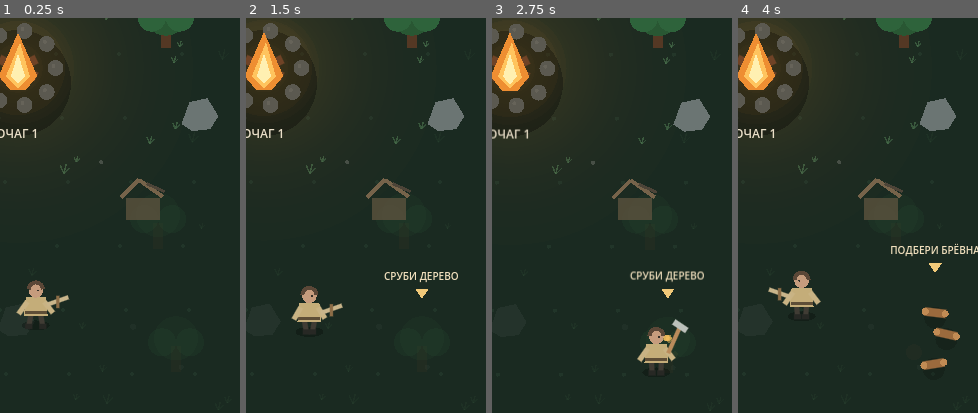
Above: before the commit, frames 1-4 (left to right).
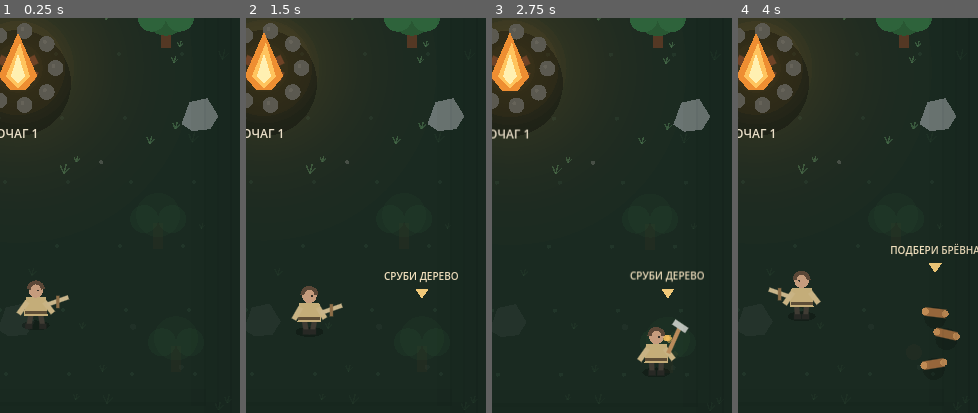
Above: after the commit, the same moments.

Repository: Yala4444/Last-Hearth
Game: Godot game, scene res://main.tscn
Two runs of this game, one before a commit and one after it. Both use one fixed random seed, a clock stepped at 60 frames per second and the inputs below.
Inputs (mouse positions are % of the whole screen's width and height, from its top left):
- Up to frame 1 (0.25 s): no input
- Up to frame 2 (1.5 s): tap Enter at 0.5 s; move the mouse to (72, 44) at 0.52 s; hold D 0.53-1.25 s; click (72, 44) at 0.67 s; tap Space at 1.25 s; drag from (30, 54) to (45, 70) at 1.27 s
- Up to frame 3 (2.75 s): move the mouse to (60, 27) at 2.02 s; hold D from 2.03 s (still down)
- Up to frame 4 (4 s): release D at 2.75 s; drag from (45, 70) to (20, 34) at 2.77 s; move the mouse to (80, 65) at 3.52 s; hold A from 3.53 s (still down)
The pictures show only the part of the screen within x 46-96%, y 44-94%; the shares and areas given below are measured in that part.

The runs differ from the first frame. In frame 1, 1.1% of the frame differs, in the area x 50-69%, y 40-52%; in frame 2, 1.1%; in frame 3, 1.1%; in frame 4, 1.1%, in the area x 50-97%, y 40-60%.

Commit message:
feat(v0.7): expand camp positions and make darkness reveal meaningful

Diff:
--- a/scripts/main.gd
+++ b/scripts/main.gd
@@ -1177,22 +1177,52 @@
 	_burst(spawn_pos, 8)
 
 
+func _workshop_pos() -> Vector2:
+	return HEARTH_POS + Vector2(-148.0, -62.0)
+
+
+func _tower_pos() -> Vector2:
+	return HEARTH_POS + Vector2(148.0, -55.0)
+
+
 func _survivor_day_target(index: int, role: String) -> Vector2:
+	var camp_scale := 1.0 + float(maxi(0, hearth_level - 2)) * 0.08
 	if role == "hunter":
-		return HEARTH_POS + Vector2(-84.0, 54.0)
+		return HEARTH_POS + Vector2(-118.0, 58.0) * camp_scale
 	if role == "worker":
-		return HEARTH_POS + (Vector2(-110.0, -48.0) if workshop_built else Vector2(88.0, 60.0))
+		return _workshop_pos() + Vector2(18, 20) if workshop_built else HEARTH_POS + Vector2(112.0, 72.0) * camp_scale
 
 	var guard_slots: Array[Vector2] = [
-		Vector2(96, -54), Vector2(112, 36), Vector2(70, 88), Vector2(-68, 90)
+		Vector2(122, -78), Vector2(142, 30), Vector2(88, 118),
+		Vector2(-88, 118), Vector2(-142, 26), Vector2(-122, -78)
 	]
-	return HEARTH_POS + guard_slots[index % guard_slots.size()]
+	return HEARTH_POS + guard_slots[index % guard_slots.size()] * camp_scale
 
 
 func _survivor_defense_target(index: int) -> Vector2:
 	var count := maxi(1, survivor_agents.size())
 	var angle := -PI * 0.78 + TAU * float(index) / float(count)
-	return HEARTH_POS + Vector2(cos(angle), sin(angle)) * 78.0
+	var radius := 104.0 + float(maxi(0, hearth_level - 2)) * 7.0
+	return HEARTH_POS + Vector2(cos(angle), sin(angle)) * radius
+
+
+func _separate_survivor_position(pos: Vector2, index: int) -> Vector2:
+	var result := pos
+	var from_hearth := result - HEARTH_POS
+	var minimum := 74.0
+	if from_hearth.length() < minimum:
+		if from_hearth.length() < 0.01:
+			from_hearth = Vector2(1, 0)
+		result = HEARTH_POS + from_hearth.normalized() * minimum
+
+	for j in range(survivor_agents.size()):
+		if j == index:
+			continue
+		var other: Vector2 = survivor_agents[j]["pos"]
+		var diff := result - other
+		if diff.length() < 25.0 and diff.length() > 0.01:
+			result += diff.normalized() * (25.0 - diff.length()) * 0.45
+	return result
 
 
 func _update_survivor_agents(delta: float) -> void:
@@ -1209,6 +1239,7 @@
 		if moving:
 			var move_speed := 100.0 if night else 68.0
 			pos += to_target.normalized() * minf(to_target.length(), move_speed * delta)
+		pos = _separate_survivor_position(pos, i)
 		var phase_speed := 6.0 if moving else (4.2 if role == "worker" and not night else 1.8)
 		agent["phase"] = float(agent.get("phase", 0.0)) + delta * phase_speed
 
@@ -1267,7 +1298,7 @@
 func _update_tower() -> void:
 	if tower_cd > 0.0 or enemies.is_empty():
 		return
-	var tower_pos := HEARTH_POS + Vector2(92.0, -35.0)
+	var tower_pos := _tower_pos()
 	var targets := _nearest_enemy_indices(tower_pos, 340.0, 1)
 	if targets.size() > 0:
 		shots.append({
@@ -1753,9 +1784,9 @@
 
 	_draw_revealed_landmarks()
 
-	if stage == Stage.DAY1_RESCUE and not survivor_one_found:
+	if stage == Stage.DAY1_RESCUE and not survivor_one_found and _light_visibility(survivor_one_pos) > 0.72:
 		_draw_survivor(survivor_one_pos, "?")
-	if stage == Stage.DAY2_RESCUE and not survivor_two_found:
+	if stage == Stage.DAY2_RESCUE and not survivor_two_found and _light_visibility(survivor_two_pos) > 0.72:
 		_draw_survivor(survivor_two_pos, "!")
 	if stage == Stage.WORKSHOP_CHOICE:
 		_draw_choice_shrine(left_choice_pos, "ОРУЖЕЙНАЯ | +28% УРОН", Color("#a85949"))
@@ -1789,6 +1820,7 @@
 	if night_mix > 0.0:
 		draw_rect(Rect2(Vector2.ZERO, VIEW_SIZE), Color(0.015, 0.03, 0.035, 0.10 * night_mix))
 		_draw_night_edge_eyes(night_mix)
+	_draw_world_vignette(night_mix)
 
 
 func _draw_map_variant_decor() -> void:
@@ -1902,9 +1934,9 @@
 
 func _draw_revealed_landmarks() -> void:
 	# The rescued people live in actual places revealed by the firelight.
-	if survivor_one_pos.distance_to(HEARTH_POS) <= light_radius + 28.0:
+	if _light_visibility(survivor_one_pos) > 0.66:
 		_draw_ruined_shelter(survivor_one_pos + Vector2(-18, 20), Color("#5f543f"))
-	if survivor_two_pos.distance_to(HEARTH_POS) <= light_radius + 28.0:
+	if _light_visibility(survivor_two_pos) > 0.66:
 		_draw_ruined_shelter(survivor_two_pos + Vector2(22, 18), Color("#5a4c3d"))
 	if light_radius >= 245.0:
 		_draw_ruined_shelter(HEARTH_POS + Vector2(-112, -44), Color("#574c3c"))
@@ -1933,6 +1965,41 @@
 		for x in range(20, 470, spacing):
 			var offset := float((x * 13 + y * 7) % 17)
 			draw_circle(Vector2(float(x) + offset, float(y)), 2.0, color)
+
+
+func _light_visibility(pos: Vector2) -> float:
+	if mode == Mode.HUB:
+		return 1.0
+	var distance := pos.distance_to(HEARTH_POS)
+	var full_radius := maxf(60.0, light_radius - 34.0)
+	var edge_radius := light_radius + 6.0
+	if distance <= full_radius:
+		return 1.0
+	if distance >= edge_radius:
+		return 0.035
+	return lerpf(0.035, 1.0, 1.0 - (distance - full_radius) / maxf(1.0, edge_radius - full_radius))
+
+
+func _lit_world_color(base: Color, pos: Vector2, alpha_scale: float = 1.0) -> Color:
+	var visibility := _light_visibility(pos)
+	var distance := pos.distance_to(HEARTH_POS)
+	var warmth := clampf(1.0 - distance / maxf(1.0, light_radius), 0.0, 1.0)
+	var warm := base.lerp(Color("#f2b86a"), warmth * 0.14)
+	var cold := Color(warm.r * 0.54, warm.g * 0.66, warm.b * 0.72, warm.a)
+	var result := cold.lerp(warm, visibility)
+	result.a = visibility * alpha_scale
+	return result
+
+
+func _draw_world_vignette(night_mix: float) -> void:
+	var strength := 0.10 + night_mix * 0.15
+	for i in range(5):
+		var inset := float(i) * 13.0
+		var a := strength * (1.0 - float(i) / 6.0)
+		draw_rect(Rect2(Vector2(inset, 82 + inset), Vector2(480.0 - inset * 2.0, 17.0)), Color(0.0, 0.02, 0.025, a))
+		draw_rect(Rect2(Vector2(inset, 783.0 - inset), Vector2(480.0 - inset * 2.0, 17.0)), Color(0.0, 0.02, 0.025, a))
+		draw_rect(Rect2(Vector2(inset, 82 + inset), Vector2(15.0, 718.0 - inset * 2.0)), Color(0.0, 0.02, 0.025, a))
+		draw_rect(Rect2(Vector2(465.0 - inset, 82 + inset), Vector2(15.0, 718.0 - inset * 2.0)), Color(0.0, 0.02, 0.025, a))
 
 
 func _draw_light_field(center: Vector2, radius: float) -> void:
@@ -2283,7 +2350,7 @@
 
 
 func _draw_workshop() -> void:
-	var pos := HEARTH_POS + Vector2(-112, -48)
+	var pos := _workshop_pos()
 	_draw_ellipse_custom(pos + Vector2(0, 23), Vector2(38, 10), Color(0.01, 0.02, 0.015, 0.26))
 	draw_rect(Rect2(pos + Vector2(-31, -14), Vector2(62, 42)), Color("#5c4935"))
 	var roof := PackedVector2Array([
@@ -2297,7 +2364,7 @@
 
 
 func _draw_tower() -> void:
-	var pos := HEARTH_POS + Vector2(104, -39)
+	var pos := _tower_pos()
 	_draw_ellipse_custom(pos + Vector2(0, 22), Vector2(30, 9), Color(0.01, 0.02, 0.015, 0.25))
 	draw_line(pos + Vector2(-13, 25), pos + Vector2(-8, -38), Color("#604a31"), 7.0)
 	draw_line(pos + Vector2(13, 25), pos + Vector2(8, -38), Color("#604a31"), 7.0)
@@ -2367,16 +2434,20 @@
 
 func _draw_world_progress() -> void:
 	if stage == Stage.DAY1_GATHER:
-		var need := 5
-		draw_string(font, HEARTH_POS + Vector2(-72, -78), "БРЁВНА %d/%d" % [mini(camp_wood, need), need], HORIZONTAL_ALIGNMENT_CENTER, 144, 12, Color("#f1d79f"))
+		var delivered := mini(camp_wood, 5)
+		draw_string(font, HEARTH_POS + Vector2(-72, -78), "БРЁВНА %d/5" % delivered, HORIZONTAL_ALIGNMENT_CENTER, 144, 12, Color("#f1d79f"))
 	elif stage == Stage.DAY2_BUILD:
-		var pos := HEARTH_POS + Vector2(-112, -48)
-		draw_string(font, pos + Vector2(-78, -55), "МАСТЕРСКАЯ", HORIZONTAL_ALIGNMENT_CENTER, 156, 11, Color("#e7dbc4"))
-		draw_string(font, pos + Vector2(-78, -40), "дерево %d/8  |  камень %d/5" % [mini(camp_wood, 8), mini(camp_stone, 5)], HORIZONTAL_ALIGNMENT_CENTER, 156, 10, Color("#d4ba88"))
+		var pos := _workshop_pos()
+		var wood_progress := clampi(camp_wood - current_stage_wood_start, 0, 8)
+		var stone_progress := clampi(camp_stone - current_stage_stone_start, 0, 5)
+		draw_string(font, pos + Vector2(-78, -58), "МАСТЕРСКАЯ", HORIZONTAL_ALIGNMENT_CENTER, 156, 11, Color("#e7dbc4"))
+		draw_string(font, pos + Vector2(-82, -42), "дерево %d/8 | камень %d/5" % [wood_progress, stone_progress], HORIZONTAL_ALIGNMENT_CENTER, 164, 10, Color("#d4ba88"))
 	elif stage == Stage.DAY3_TOWER:
-		var pos := HEARTH_POS + Vector2(104, -39)
-		draw_string(font, pos + Vector2(-78, -62), "ДОЗОРНАЯ БАШНЯ", HORIZONTAL_ALIGNMENT_CENTER, 156, 11, Color("#e7dbc4"))
-		draw_string(font, pos + Vector2(-78, -47), "дерево %d/6  |  камень %d/6" % [mini(camp_wood, 6), mini(camp_stone, 6)], HORIZONTAL_ALIGNMENT_CENTER, 156, 10, Color("#d4ba88"))
+		var pos := _tower_pos()
+		var wood_progress := clampi(camp_wood - current_stage_wood_start, 0, 6)
+		var stone_progress := clampi(camp_stone - current_stage_stone_start, 0, 6)
+		draw_string(font, pos + Vector2(-78, -68), "ДОЗОРНАЯ БАШНЯ", HORIZONTAL_ALIGNMENT_CENTER, 156, 11, Color("#e7dbc4"))
+		draw_string(font, pos + Vector2(-82, -52), "дерево %d/6 | камень %d/6" % [wood_progress, stone_progress], HORIZONTAL_ALIGNMENT_CENTER, 164, 10, Color("#d4ba88"))
 
 
 func _nearest_resource_pos(kind: String) -> Vector2:
@@ -2418,9 +2489,9 @@
 	if stage == Stage.DAY2_BUILD:
 		if carried_wood + carried_stone > 0:
 			return {"pos": HEARTH_POS, "text": "НЕСИ В ЗАПАС"}
-		if camp_wood < 8:
+		if camp_wood < current_stage_wood_start + 8:
 			return {"pos": _nearest_resource_pos("wood"), "text": "НУЖНО ДЕРЕВО"}
-		if camp_stone < 5:
+		if camp_stone < current_stage_stone_start + 5:
 			return {"pos": _nearest_resource_pos("stone"), "text": "НУЖЕН КАМЕНЬ"}
 
 	if stage == Stage.WORKSHOP_CHOICE:
@@ -2432,9 +2503,9 @@
 	if stage == Stage.DAY3_TOWER:
 		if carried_wood + carried_stone > 0:
 			return {"pos": HEARTH_POS, "text": "НЕСИ В ЗАПАС"}
-		if camp_wood < 6:
+		if camp_wood < current_stage_wood_start + 6:
 			return {"pos": _nearest_resource_pos("wood"), "text": "НУЖНО ДЕРЕВО"}
-		if camp_stone < 6:
+		if camp_stone < current_stage_stone_start + 6:
 			return {"pos": _nearest_resource_pos("stone"), "text": "НУЖЕН КАМЕНЬ"}
 
 	if stage == Stage.EXPEDITION_CHOICE:
